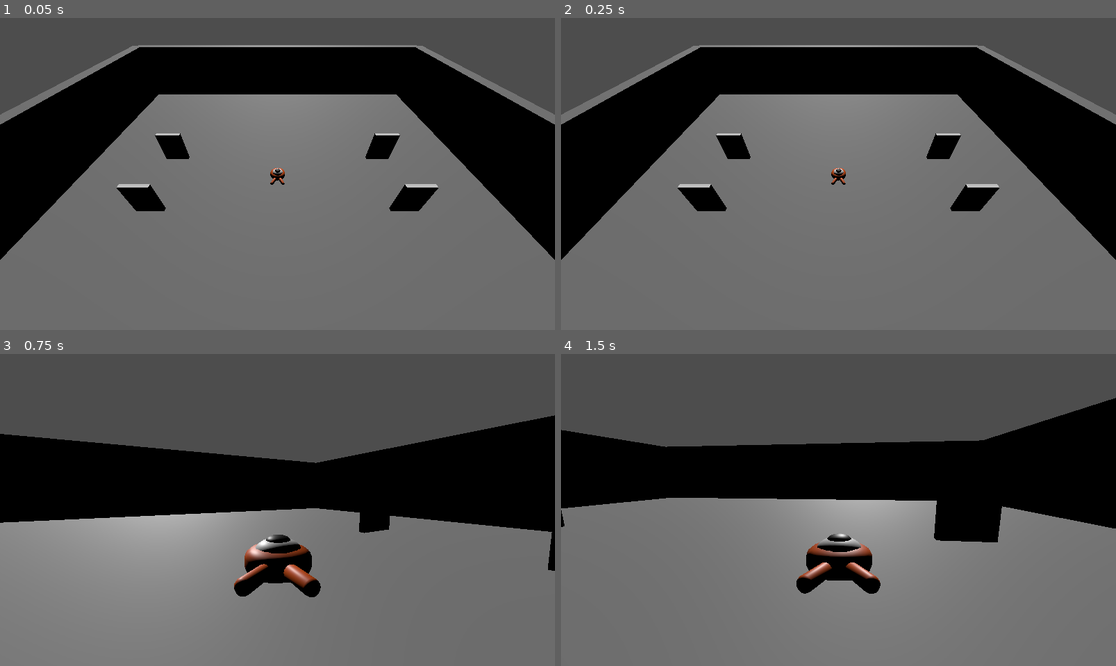
Above: before the commit, frames 1-4 (two rows, left to right).
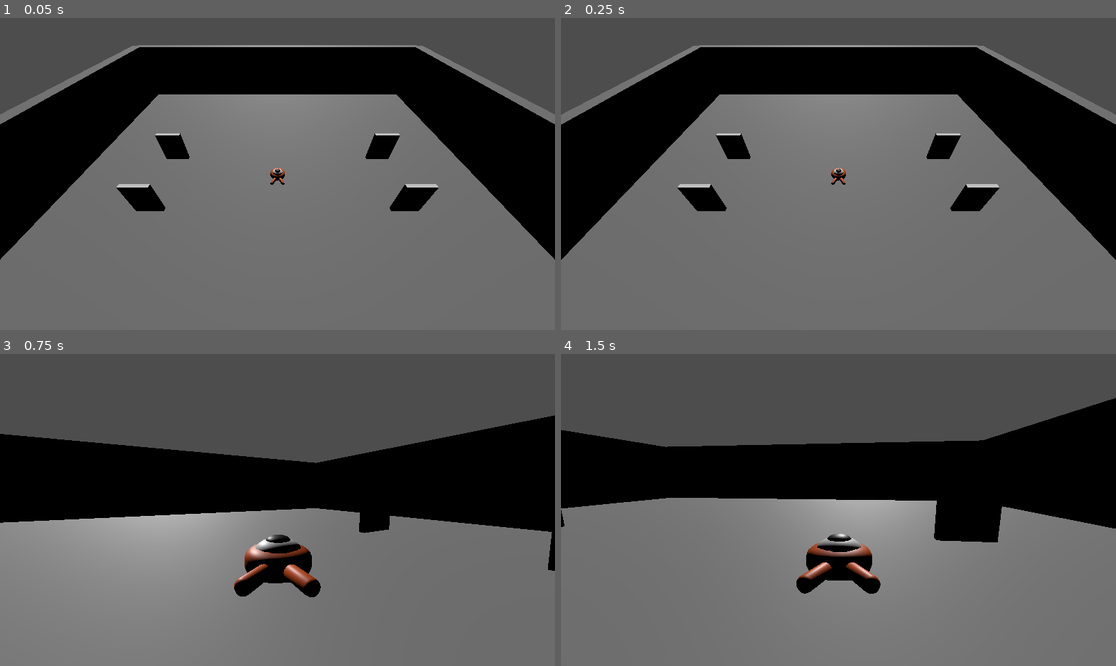
Above: after the commit, the same moments.

Repository: LeFodeurCou/Godot-Lab
Game: Godot game, scene res://Main.tscn
Two runs of this game, one before a commit and one after it. Both use one fixed random seed, a clock stepped at 60 frames per second and the inputs below. Before the commit the project starts from res://main.tscn.
Inputs (mouse positions are in pixels of both pictures, inside the frame that each line leads up to):
- Up to frame 1 (0.05 s): no input
- Up to frame 2 (0.25 s): no input
- Up to frame 3 (0.75 s): tap Enter (camera_switch) at 0.5 s; move the mouse to (399, 494) at 0.52 s; hold D (move_right) from 0.53 s (still down); hold Enter (camera_switch) from 0.53 s (still down); click (399, 494) at 0.67 s
- Up to frame 4 (1.5 s): tap Space (jump) at 0.77 s; move the mouse to (810, 510) at 1.27 s; release D (move_right) at 1.28 s; release Enter (camera_switch) at 1.28 s; hold W (move_forward) from 1.28 s (still down); tap Shift (shift) at 1.35 s

The runs differ from the first frame. In frame 1, 0.1% of the frame differs, in the area x 0-100%, y 9-78%; in frame 2, nothing differs; in frame 3, nothing differs; in frame 4, nothing differs.

Commit message:
Added : Global player and Game as singleton like game manager to handle scenes changes from .tscn and .gd. Removed : player from each world, static and dynamic. Updated : each dynamic world now are generated on _ready call, and the portalBackTarget is now an attribute set by a data dictionnary parameter before the _ready function

Diff:
--- a/Environment/Portal/Portal.gd
+++ b/Environment/Portal/Portal.gd
@@ -21,12 +21,15 @@
 			rng.randf_range(0.0, 1.0)
 		)
 		if generateWorld:
-			# use load instead preload for dynamic generation (runtime vs compiler)
-			# load("path") return null if path doesn't exist
-			var generator = load(str("res://World/Dynamic/", targetWorld, ".gd")).new()
-			var newWorld = generator.generateWorld("MainWorld")
-			get_tree().root.add_child(newWorld)
-			get_tree().current_scene.queue_free()
-			get_tree().current_scene = newWorld
+			Game.changeWorld(
+				str("res://World/Dynamic/", targetWorld, ".gd"),
+				Vector3(0, 0, 0),
+				Game.player.rotation.y,
+				{
+					"portalBackTarget": "MainWorld"
+				}
+			)
 		else:
-			get_tree().change_scene_to_file(str("res://World/Static/", targetWorld, ".tscn"))
+			Game.changeWorld(
+				str("res://World/Static/", targetWorld, ".tscn")
+			)
--- /dev/null
+++ b/Game.gd
@@ -0,0 +1,47 @@
+extends Node
+
+# Game.gd (AutoLoad)
+var player: CharacterBody3D
+var currentWorld: Node
+
+func _ready() -> void:
+	spawnPlayer()
+	changeWorld(
+		"res://World/Static/MainWorld.tscn"
+	)
+
+func changeWorld(
+	path: String,
+	spawn_position: Vector3 = Vector3(0, 0, 0),
+	spawn_rotation: float = 0.0,
+	data: Dictionary = {}
+)-> void:
+	if currentWorld:
+		currentWorld.queue_free()
+
+	var resource = load(path)
+	if resource is PackedScene:
+		currentWorld = resource.instantiate()
+	elif resource is Script:
+		currentWorld = resource.new()
+	else:
+		push_error("Unsupported world type: " + path)
+		return
+
+	# ✅ Inject data BEFORE ready
+	for key in data:
+		currentWorld.set(key, data[key])
+
+	get_tree().root.add_child.call_deferred(currentWorld)
+
+	# ✅ Re-parent player into the world
+	if player.get_parent():
+		player.get_parent().remove_child(player)
+	currentWorld.add_child.call_deferred(player)
+
+	player.global_position = spawn_position
+	player.rotation.y = spawn_rotation
+
+func spawnPlayer() -> void:
+	var playerScene = preload("res://Player/Player.tscn")
+	player = playerScene.instantiate()
--- /dev/null
+++ b/Main.tscn
@@ -0,0 +1,3 @@
+[gd_scene format=3 uid="uid://baefm88ehdqix"]
+
+[node name="Main" type="Node" unique_id=1609856849]
--- /dev/null
+++ b/Player/Player.tscn
@@ -0,0 +1,51 @@
+[gd_scene format=3 uid="uid://iux8qu588cf8"]
+
+[ext_resource type="Script" uid="uid://ci8y6rim3vfcq" path="res://Player/Player.gd" id="1_j23h2"]
+[ext_resource type="PackedScene" uid="uid://d0ypm0v45pwdv" path="res://art/player.glb" id="2_0j2ni"]
+[ext_resource type="Script" uid="uid://diyhwf47k61ge" path="res://Player/Camera/CameraBasicController.gd" id="3_v0k0e"]
+[ext_resource type="Script" uid="uid://boky37deu0ogg" path="res://Player/Camera/CameraFPController.gd" id="4_5wa8t"]
+[ext_resource type="Script" uid="uid://caoojdatbsqwl" path="res://Player/Camera/CameraTPController.gd" id="5_p7tob"]
+[ext_resource type="Script" uid="uid://cx2f08fpebxl0" path="res://Player/Camera/cameraHsController.gd" id="6_dm7nj"]
+[ext_resource type="Script" uid="uid://d0p0na34oq3xd" path="res://Player/Camera/CameraTacticalController.gd" id="7_3mea3"]
+[ext_resource type="Script" uid="uid://c1hny6hxeexs6" path="res://Player/Camera/CameraCinematicController.gd" id="8_7v5gs"]
+[ext_resource type="Script" uid="uid://bp7tywconjvah" path="res://Player/Camera/CameraDebugController.gd" id="9_8sa4y"]
+
+[sub_resource type="SphereShape3D" id="SphereShape3D_4flbx"]
+radius = 0.8
+
+[node name="Player" type="CharacterBody3D" unique_id=1691673903]
+collision_mask = 6
+script = ExtResource("1_j23h2")
+
+[node name="Pivot" type="Node3D" parent="." unique_id=361301021]
+
+[node name="Character" parent="Pivot" unique_id=1406915616 instance=ExtResource("2_0j2ni")]
+
+[node name="CollisionShape3D" type="CollisionShape3D" parent="." unique_id=604829403]
+shape = SubResource("SphereShape3D_4flbx")
+
+[node name="CameraPivot" type="Marker3D" parent="." unique_id=1179431997]
+transform = Transform3D(1, 0, 0, 0, 0.99999994, 0, 0, 0, 0.99999994, 0, 0, 0)
+
+[node name="CameraBasic" type="Camera3D" parent="CameraPivot" unique_id=1948342054]
+transform = Transform3D(1, 0, 0, 0, 0.99999994, 0, 0, 0, 0.99999994, 0, 0, 0)
+script = ExtResource("3_v0k0e")
+
+[node name="CameraFP" type="Camera3D" parent="CameraPivot" unique_id=45629616]
+script = ExtResource("4_5wa8t")
+
+[node name="CameraTP" type="Camera3D" parent="CameraPivot" unique_id=995668447]
+script = ExtResource("5_p7tob")
+
+[node name="CameraHS" type="Camera3D" parent="CameraPivot" unique_id=1738941366]
+transform = Transform3D(1, 0, 0, 0, 0.99999994, 0, 0, 0, 0.99999994, 0, 0, 0)
+script = ExtResource("6_dm7nj")
+
+[node name="CameraTactical" type="Camera3D" parent="CameraPivot" unique_id=2063157521]
+script = ExtResource("7_3mea3")
+
+[node name="CameraCinematic" type="Camera3D" parent="CameraPivot" unique_id=449455009]
+script = ExtResource("8_7v5gs")
+
+[node name="CameraDebug" type="Camera3D" parent="CameraPivot" unique_id=1837842164]
+script = ExtResource("9_8sa4y")
--- a/Player/player.tscn
+++ /dev/null
@@ -1,51 +0,0 @@
-[gd_scene format=3 uid="uid://iux8qu588cf8"]
-
-[ext_resource type="PackedScene" uid="uid://d0ypm0v45pwdv" path="res://art/player.glb" id="1_4flbx"]
-[ext_resource type="Script" uid="uid://ci8y6rim3vfcq" path="res://Player/Player.gd" id="1_onrkg"]
-[ext_resource type="Script" uid="uid://diyhwf47k61ge" path="res://Player/Camera/CameraBasicController.gd" id="3_btcbx"]
-[ext_resource type="Script" uid="uid://boky37deu0ogg" path="res://Player/Camera/CameraFPController.gd" id="4_gwnis"]
-[ext_resource type="Script" uid="uid://caoojdatbsqwl" path="res://Player/Camera/CameraTPController.gd" id="5_k53q1"]
-[ext_resource type="Script" uid="uid://cx2f08fpebxl0" path="res://Player/Camera/cameraHsController.gd" id="6_fhl08"]
-[ext_resource type="Script" uid="uid://d0p0na34oq3xd" path="res://Player/Camera/CameraTacticalController.gd" id="7_vtle1"]
-[ext_resource type="Script" uid="uid://c1hny6hxeexs6" path="res://Player/Camera/CameraCinematicController.gd" id="8_od3ui"]
-[ext_resource type="Script" uid="uid://bp7tywconjvah" path="res://Player/Camera/CameraDebugController.gd" id="9_00tjw"]
-
-[sub_resource type="SphereShape3D" id="SphereShape3D_4flbx"]
-radius = 0.8
-
-[node name="Player" type="CharacterBody3D" unique_id=1691673903]
-collision_mask = 6
-script = ExtResource("1_onrkg")
-
-[node name="Pivot" type="Node3D" parent="." unique_id=361301021]
-
-[node name="Character" parent="Pivot" unique_id=1406915616 instance=ExtResource("1_4flbx")]
-
-[node name="CollisionShape3D" type="CollisionShape3D" parent="." unique_id=604829403]
-shape = SubResource("SphereShape3D_4flbx")
-
-[node name="CameraPivot" type="Marker3D" parent="." unique_id=1179431997]
-transform = Transform3D(1, 0, 0, 0, 0.99999994, 0, 0, 0, 0.99999994, 0, 0, 0)
-
-[node name="CameraBasic" type="Camera3D" parent="CameraPivot" unique_id=1948342054]
-transform = Transform3D(1, 0, 0, 0, 0.99999994, 0, 0, 0, 0.99999994, 0, 0, 0)
-script = ExtResource("3_btcbx")
-
-[node name="CameraFP" type="Camera3D" parent="CameraPivot" unique_id=45629616]
-script = ExtResource("4_gwnis")
-
-[node name="CameraTP" type="Camera3D" parent="CameraPivot" unique_id=995668447]
-script = ExtResource("5_k53q1")
-
-[node name="CameraHS" type="Camera3D" parent="CameraPivot" unique_id=1738941366]
-transform = Transform3D(1, 0, 0, 0, 0.99999994, 0, 0, 0, 0.99999994, 0, 0, 0)
-script = ExtResource("6_fhl08")
-
-[node name="CameraTactical" type="Camera3D" parent="CameraPivot" unique_id=2063157521]
-script = ExtResource("7_vtle1")
-
-[node name="CameraCinematic" type="Camera3D" parent="CameraPivot" unique_id=449455009]
-script = ExtResource("8_od3ui")
-
-[node name="CameraDebug" type="Camera3D" parent="CameraPivot" unique_id=1837842164]
-script = ExtResource("9_00tjw")
--- a/World/Dynamic/World000002.gd
+++ b/World/Dynamic/World000002.gd
@@ -1,8 +1,9 @@
 extends Node
 
-func generateWorld(portalBackTarget: String) -> Node3D:
-	var world = Node3D.new()
-	world.name = "World000002"
+var portalBackTarget: String
+
+func _ready() -> void:
+	self.name = "World000002"
 
 	var roomWidth = 60
 	var roomDepth = 60
@@ -11,7 +12,7 @@
 
 	var floorFactory = preload("res://Environment/Component/Floor.gd")
 
-	world.add_child(
+	self.add_child(
 		floorFactory.create(
 			"Floor",
 			Vector3(roomWidth, 2, roomDepth),
@@ -22,7 +23,7 @@
 	var wallFactory = preload("res://Environment/Component/Wall.gd")
 
 	#Walls
-	world.add_child(
+	self.add_child(
 		wallFactory.create(
 			"TopWall",
 			Vector3(roomWidth, wallHeight, wallThickeness),
@@ -30,14 +31,14 @@
 		).rotateTop()
 	)
 
-	world.add_child(
+	self.add_child(
 		wallFactory.create(
 			"RightWall",
 			Vector3(roomDepth, wallHeight, wallThickeness),
 			Vector3(roomWidth / 2.0, wallHeight / 2.0, 0)
 		).rotateRight()
 	)
-	world.add_child(
+	self.add_child(
 		wallFactory.create(
 			"BottomWall",
 			Vector3(roomWidth, wallHeight, wallThickeness),
@@ -45,7 +46,7 @@
 		).rotateBottom()
 	)
 
-	world.add_child(
+	self.add_child(
 		wallFactory.create(
 			"LeftWall",
 			Vector3(roomDepth, wallHeight, wallThickeness),
@@ -54,7 +55,7 @@
 	)
 
 	var lightFactory = preload("res://Environment/Component/Light.gd")
-	world.add_child(
+	self.add_child(
 		lightFactory.create()
 	)
 
@@ -63,12 +64,4 @@
 	var portal = portalScene.instantiate()
 	portal.targetWorld = portalBackTarget
 	portal.position = Vector3(roomWidth / 2.0 - roomWidth / 4.0, 0, -roomDepth / 2.0 + roomDepth / 4.0)
-	world.add_child(portal)
-
-	#player
-	var playerScene = preload("res://Player/player.tscn")
-	var player = playerScene.instantiate()
-	player.position = Vector3(0, 0, 0)
-	world.add_child(player)
-
-	return world
+	self.add_child(portal)
--- a/World/Dynamic/World000003.gd
+++ b/World/Dynamic/World000003.gd
@@ -1,11 +1,9 @@
 extends Node
 
+var portalBackTarget: String
+
 func _ready() -> void:
-	print("Door world")
-
-func generateWorld(portalBackTarget: String) -> Node3D:
-	var world = Node3D.new()
-	world.name = "World000003"
+	self.name = "World000003"
 
 	var roomWidth = 60
 	var roomDepth = 60
@@ -14,7 +12,7 @@
 
 	var floorFactory = preload("res://Environment/Component/Floor.gd")
 
-	world.add_child(
+	self.add_child(
 		floorFactory.create(
 			"Floor",
 			Vector3(roomWidth, 2, roomDepth),
@@ -30,7 +28,7 @@
 	)
 
 	#Walls
-	world.add_child(
+	self.add_child(
 		wallFactory.create(
 			"TopWall",
 			Vector3(roomWidth, wallHeight, wallThickeness),
@@ -39,7 +37,7 @@
 		).rotateTop()
 	)
 
-	world.add_child(
+	self.add_child(
 		wallFactory.create(
 			"RightWall",
 			Vector3(roomDepth, wallHeight, wallThickeness),
@@ -47,7 +45,7 @@
 			door
 		).rotateRight()
 	)
-	world.add_child(
+	self.add_child(
 		wallFactory.create(
 			"BottomWall",
 			Vector3(roomWidth, wallHeight, wallThickeness),
@@ -56,7 +54,7 @@
 		).rotateBottom()
 	)
 
-	world.add_child(
+	self.add_child(
 		wallFactory.create(
 			"LeftWall",
 			Vector3(roomDepth, wallHeight, wallThickeness),
@@ -66,7 +64,7 @@
 	)
 
 	var lightFactory = preload("res://Environment/Component/Light.gd")
-	world.add_child(
+	self.add_child(
 		lightFactory.create()
 	)
 
@@ -75,12 +73,4 @@
 	var portal = portalScene.instantiate()
 	portal.targetWorld = portalBackTarget
 	portal.position = Vector3(roomWidth / 2.0 - roomWidth / 4.0, 0, roomDepth / 2.0 - roomDepth / 4.0)
-	world.add_child(portal)
-
-	#player
-	var playerScene = preload("res://Player/player.tscn")
-	var player = playerScene.instantiate()
-	player.position = Vector3(0, 0, 0)
-	world.add_child(player)
-
-	return world
+	self.add_child(portal)
--- a/World/Dynamic/World000004.gd
+++ b/World/Dynamic/World000004.gd
@@ -1,4 +1,6 @@
 extends Node3D
+
+var portalBackTarget: String
 
 # TODO make it root global
 var debug = true
@@ -13,34 +15,24 @@
 var end
 var elapsed
 
-func generateWorld(portalBackTarget: String) -> Node3D:
-
-	var world = Node3D.new()
-	world.name = "World000004"
+func _ready() -> void:
+	self.name = "World000004"
 
 	var seedHandler = SeedHandler.new(originSeed)
 	config = ProceduralGeneratorConfig.new(seedHandler)
 	generator = ProceduralGenerator.new(config)
 	var worldGenerator = WorldGenerator.new(generator)
 	start = Time.get_ticks_usec()
-	var origin = worldGenerator.generate(world)
+	var origin = worldGenerator.generate(self)
 	end = Time.get_ticks_usec()
 	elapsed = (end - start) / 1000.0
 
 	var lightFactory = preload("res://Environment/Component/Light.gd")
-	world.add_child(
+	self.add_child(
 		lightFactory.create()
 	)
 
-	#player
-	var playerScene = preload("res://Player/player.tscn")
-	var player = playerScene.instantiate()
-	player.position = origin
-	world.add_child(player)
-
-	debugOverlay(world)
-
-	return world
+	debugOverlay(self)
 
 func debugOverlay(world: Node3D) -> void:
 	if (debug):
@@ -53,4 +45,4 @@
 			"FPS: %d" % Engine.get_frames_per_second(),
 		])
 		canvas.add_child(overlay)
-		world.add_child(canvas)
+		self.add_child(canvas)
--- a/World/Static/MainWorld.tscn
+++ b/World/Static/MainWorld.tscn
@@ -1,12 +1,9 @@
 [gd_scene format=3 uid="uid://be7h7hbesehe6"]
 
-[ext_resource type="PackedScene" uid="uid://iux8qu588cf8" path="res://Player/player.tscn" id="1_xme8o"]
 [ext_resource type="PackedScene" uid="uid://c3fwk16yhuakh" path="res://Environment/Portal/portal.tscn" id="2_e2s3l"]
 [ext_resource type="PackedScene" uid="uid://cahq4e5dyox6l" path="res://Environment/Room/BasicRoom.tscn" id="3_g4o5v"]
 
 [node name="MainWorld" type="Node3D" unique_id=294659693]
-
-[node name="Player" parent="." unique_id=1691673903 instance=ExtResource("1_xme8o")]
 
 [node name="Portal" parent="." unique_id=874380624 instance=ExtResource("2_e2s3l")]
 transform = Transform3D(1, 0, 0, 0, 1, 0, 0, 0, 1, -16, 0, -5)
--- a/World/Static/World000001.tscn
+++ b/World/Static/World000001.tscn
@@ -1,13 +1,10 @@
 [gd_scene format=3 uid="uid://dq13ibfqu0vf0"]
 
-[ext_resource type="PackedScene" uid="uid://iux8qu588cf8" path="res://Player/player.tscn" id="1_022pr"]
 [ext_resource type="PackedScene" uid="uid://cahq4e5dyox6l" path="res://Environment/Room/BasicRoom.tscn" id="2_6f54l"]
 [ext_resource type="PackedScene" uid="uid://c3fwk16yhuakh" path="res://Environment/Portal/portal.tscn" id="3_5dq6f"]
 [ext_resource type="Script" uid="uid://cgo3xxy5b7ade" path="res://World/Static/testScript.gd" id="4_6f54l"]
 
 [node name="World000001" type="Node3D" unique_id=1348551989]
-
-[node name="Player" parent="." unique_id=1691673903 instance=ExtResource("1_022pr")]
 
 [node name="BasicRoom" parent="." unique_id=2007788561 instance=ExtResource("2_6f54l")]
 
--- a/main.tscn
+++ /dev/null
@@ -1,7 +0,0 @@
-[gd_scene format=3 uid="uid://baefm88ehdqix"]
-
-[ext_resource type="PackedScene" uid="uid://be7h7hbesehe6" path="res://World/Static/MainWorld.tscn" id="1_ig7tw"]
-
-[node name="Main" type="Node" unique_id=1609856849]
-
-[node name="MainWorld" parent="." unique_id=294659693 instance=ExtResource("1_ig7tw")]
--- a/project.godot
+++ b/project.godot
@@ -14,6 +14,10 @@
 run/main_scene="uid://baefm88ehdqix"
 config/features=PackedStringArray("4.6", "Forward Plus")
 config/icon="res://icon.svg"
+
+[autoload]
+
+Game="*uid://b3n0447tjq3j2"
 
 [editor]
 
Not shown, added: Game.gd.uid
